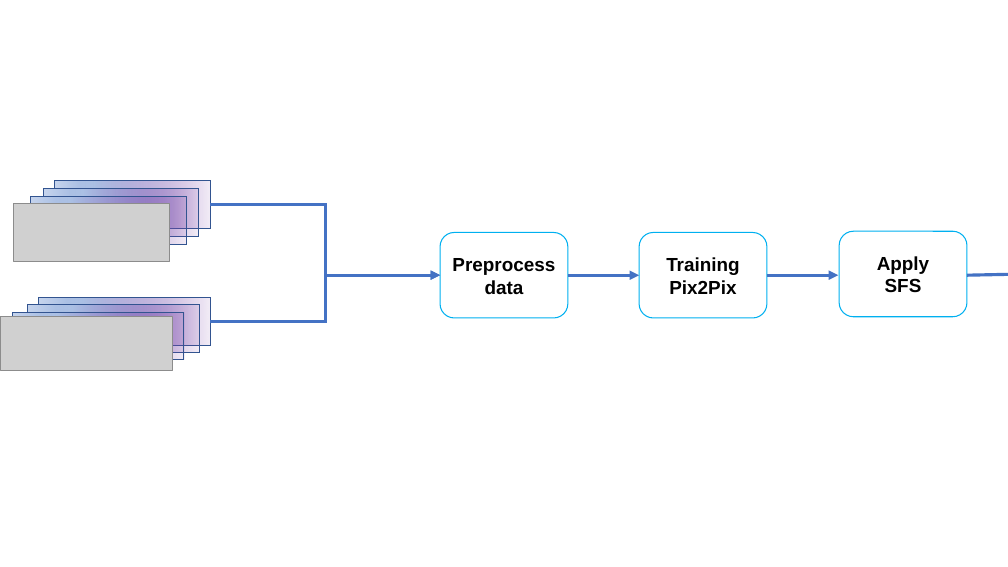
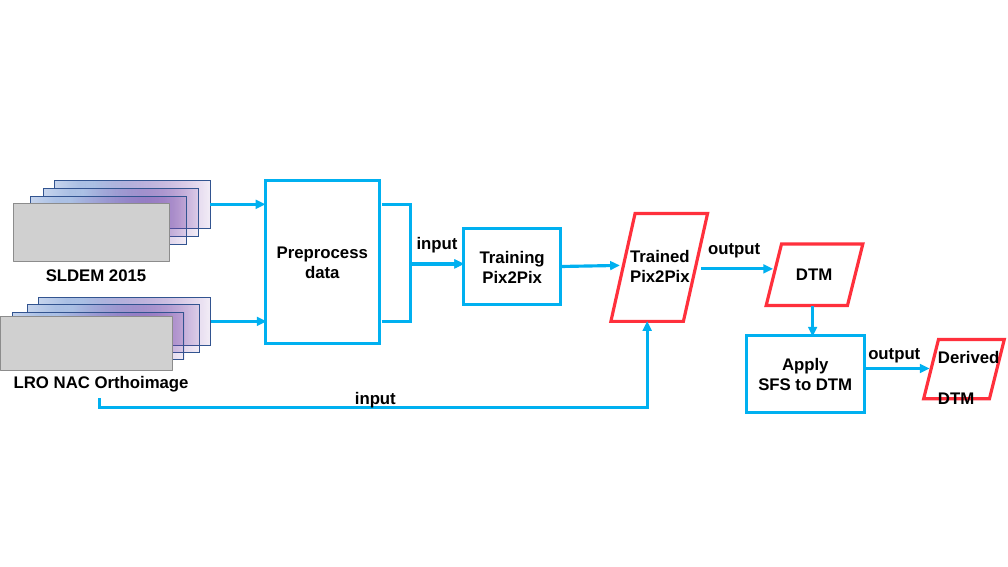
Before and after one commit to hesperu/Graduation_Research, a slide deck: slide 2 of mid_poster/flow_chart_machine_learning.pptx. Drawn at 1008x567 pixels with LibreOffice and Linux fonts; fonts in the diff are those of the drawing; grey boxes stand for pictures. Boxes give left, top, right and bottom in pixels: in the first picture for what was removed or moved away, otherwise in the second. Text is boxed around its words. In the diff, an @@ line names an element or a change of style, - is before the commit and + after.

```diff
--- a/mid_poster/flow_chart_machine_learning.pptx
+++ b/mid_poster/flow_chart_machine_learning.pptx
@@ arrow added from (210, 204) to (265, 204), #00B0F0 3 pt @@
@@ rectangle "Preprocess" at bbox=[265, 181, 380, 343]: size 18 to 16 pt; rounded rectangle to rectangle; outline #00B0F0 1 pt to #00B0F0 3 pt @@
@@ rectangle "Preprocess": place and size @@
-rectangle "Preprocess" at bbox=[440, 232, 568, 318]
+rectangle "Preprocess" at bbox=[265, 181, 380, 343]
@@ elbow arrow moved from (210, 204) - (440, 275) to (382, 204) - (464, 264) @@
@@ elbow arrow (382, 204) - (464, 264): stroke #4472C4 3 pt to #00B0F0 3 pt @@
@@ text added at bbox=[417, 237, 458, 253], 16 pt, text #000000, bold @@
+input
@@ rectangle "Training Pix2Pix": place and size @@
-rectangle "Training Pix2Pix" at bbox=[639, 232, 767, 318]
+rectangle "Training Pix2Pix" at bbox=[464, 228, 561, 305]
@@ rectangle "Training Pix2Pix" at bbox=[464, 228, 561, 305]: size 18 to 16 pt; rounded rectangle to rectangle; outline #00B0F0 1 pt to #00B0F0 3 pt @@
@@ parallelogram added at bbox=[611, 213, 708, 321], outline #FF303C 3 pt @@
@@ rounded rectangle removed at bbox=[839, 231, 967, 317] @@
-Apply
-SFS
@@ text added at bbox=[46, 269, 146, 281], 16 pt, text #000000, bold @@
+SLDEM 2015
@@ elbow arrow moved from (210, 321) - (440, 275) to (382, 321) - (464, 264) @@
@@ elbow arrow (382, 321) - (464, 264): stroke #4472C4 3 pt to #00B0F0 3 pt @@
@@ arrow moved from (568, 275) - (639, 275) to (561, 267) - (620, 265) @@
@@ arrow (561, 267) - (620, 265): stroke #4472C4 3 pt to #00B0F0 3 pt @@
@@ text added at bbox=[630, 250, 690, 287], 16 pt, text #000000, bold @@
+Trained
+Pix2Pix
@@ arrow moved from (767, 275) - (839, 275) to (701, 269) - (773, 269) @@
@@ arrow (701, 269) - (773, 269): stroke #4472C4 3 pt to #00B0F0 3 pt @@
@@ text added at bbox=[708, 243, 760, 258], 16 pt, text #000000, bold @@
+output
@@ parallelogram added at bbox=[767, 244, 864, 306], outline #FF303C 3 pt @@
@@ text added at bbox=[796, 268, 832, 280], 16 pt, text #000000, bold @@
+DTM
@@ arrow removed from (967, 275) to (1008, 274) @@
@@ elbow arrow added from (100, 408) to (647, 321), #00B0F0 3 pt @@
@@ arrow added from (211, 321) to (266, 321), #00B0F0 3 pt @@
@@ arrow added from (813, 306) to (813, 337), #00B0F0 3 pt @@
@@ rectangle added at bbox=[746, 336, 864, 412], outline #00B0F0 3 pt, 16 pt, text #000000, bold @@
+Apply
+SFS to DTM
@@ text added at bbox=[868, 348, 920, 363], 16 pt, text #000000, bold @@
+output
@@ parallelogram added at bbox=[924, 340, 1005, 399], outline #FF303C 3 pt @@
@@ text added at bbox=[938, 351, 999, 404], 16 pt, text #000000, bold @@
+Derived
+DTM
@@ text added at bbox=[14, 376, 189, 392], 16 pt, text #000000, bold @@
+LRO NAC Orthoimage
@@ arrow added from (864, 368) to (929, 368), #00B0F0 3 pt @@
@@ line added from (100, 399) to (100, 410), #00B0F0 3 pt @@
@@ text added at bbox=[355, 392, 396, 408], 16 pt, text #000000, bold @@
+input
```
Also in this commit, not shown: 3 other files.
